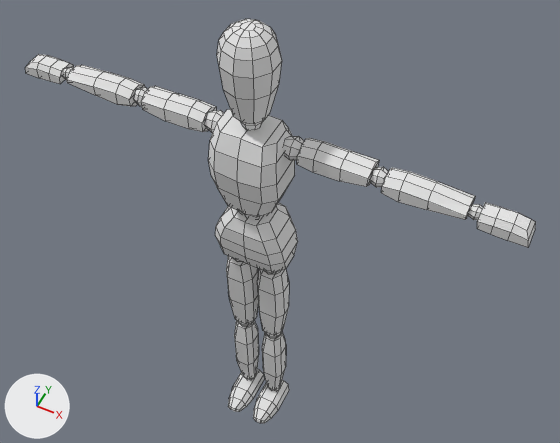
The Blender file Blender files/Character.blend, before and after one commit.
The view is the same before and after, from a camera (50 mm lens) standing at (0.778, -1.386, 2.79) and looking at (0.038, 0.095, 0.94). The axes (+X, +Y, +Z) are drawn at lower left. The lights are the same throughout. Mesh edges are drawn as thin lines.

Script lines for the objects in view, before the commit:
```python
me_cube = bpy.data.meshes.new('Cube')
me_cube.from_pydata(...)  # 476 vertices, 420 faces; spans x 0.0..0.78, y -0.13..0.08, z 0.0..1.72
me_cube.materials.append(mat_material)  # white #e7e7e7
ob_cube = bpy.data.objects.new('Cube', me_cube)
ob_cube.location = (0.0, 0.0, 0.0)
_m = ob_cube.modifiers.new('Mirror', 'MIRROR')
_m.use_clip = True
```
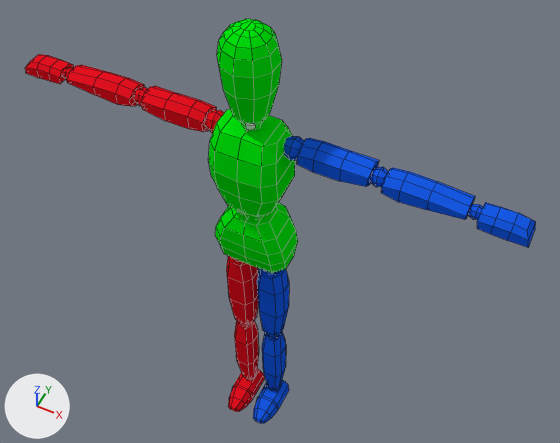
Changed parts and their boxes [x1, y1, x2, y2] in the pictures (560 x 443 px):
'Cube', reshaped, modifiers changed: [25, 19, 536, 423] in both
part 1 of me_cube, added (red): after [141, 86, 216, 132]
part 2 of me_cube, added (red): after [66, 65, 145, 106]
part 3 of me_cube, added (red): after [25, 54, 74, 84]
part 4 of me_cube, added (red): after [226, 256, 258, 324]
part 5 of me_cube, added (red): after [234, 320, 259, 379]
part 6 of me_cube, added: after [133, 87, 148, 106]
part 7 of me_cube, added: after [63, 67, 73, 79]
part 8 of me_cube, added: after [205, 110, 224, 133]
part 9 of me_cube, added: after [237, 320, 253, 326]
part 10 of me_cube, added (red): after [228, 369, 265, 412]
part 11 of me_cube, added (green): after [208, 19, 255, 264]
part 12 of me_cube, added (blue): after [258, 380, 289, 410]
part 13 of me_cube, recoloured (white to blue): [253, 136, 536, 423] in both
part 14 of me_cube, recoloured (white to green): [233, 20, 298, 273] in both

What the commit changed:
Material 'blue' (mat_blue) is new.
Its base color is (0.00888, 0.102, 0.8) (blue #185ae7).
Material 'green' (mat_green) is new.
Its base color is (0.0, 0.8, 0.00423) (green #00e70e).
Material 'red' (mat_red) is new.
Its base color is (0.8, 0.00602, 0.0149) (red #e71221).
me_cube is used by ob_cube; location (0.0, 0.0, 0.0).
me_cube had 476 vertices, 420 faces and spanned x 0.0..0.78, y -0.13..0.08, z 0.0..1.72.
me_cube now has 918 vertices, 856 faces and spans x -0.78..0.78, y -0.13..0.08, z 0.0..1.72.
me_cube part 1: the loose piece of 32 vertices spanning x 0.15..0.35, y -0.02..0.06, z 1.31..1.39 is copied, and the copy is mirrored in x about the mesh origin, in mat_red (red #e71221); it spans x -0.35..-0.15, y -0.02..0.06, z 1.31..1.39.
me_cube part 2: the loose piece of 32 vertices spanning x 0.39..0.61, y -0.02..0.06, z 1.31..1.39 is copied, and the copy is mirrored in x about the mesh origin, in mat_red (red #e71221); it spans x -0.61..-0.39, y -0.02..0.06, z 1.31..1.39.
me_cube part 3: the loose piece of 24 vertices spanning x 0.64..0.78, y -0.01..0.05, z 1.32..1.37 is copied, and the copy is mirrored in x about the mesh origin, in mat_red (red #e71221); it spans x -0.78..-0.64, y -0.01..0.05, z 1.32..1.37.
me_cube part 4: the loose piece of 32 vertices spanning x 0.01..0.11, y -0.04..0.05, z 0.48..0.82 is copied, and the copy is mirrored in x about the mesh origin, in mat_red (red #e71221); it spans x -0.11..-0.01, y -0.04..0.05, z 0.48..0.82.
me_cube part 5: the loose piece of 32 vertices spanning x 0.02..0.1, y -0.04..0.05, z 0.07..0.44 is copied, and the copy is mirrored in x about the mesh origin, in mat_red (red #e71221); it spans x -0.1..-0.02, y -0.04..0.05, z 0.07..0.44.
me_cube part 6: the loose piece of 26 vertices spanning x 0.34..0.39, y -0.01..0.05, z 1.33..1.38 is copied, and the copy is mirrored in x about the mesh origin, in mat_red (red #e71221); it spans x -0.39..-0.34, y -0.01..0.05, z 1.33..1.38.
me_cube part 7: the loose piece of 26 vertices spanning x 0.6..0.66, y 0.0..0.04, z 1.33..1.37 is copied, and the copy is mirrored in x about the mesh origin, in mat_red (red #e71221); it spans x -0.66..-0.6, y 0.0..0.04, z 1.33..1.37.
me_cube part 8: the loose piece of 26 vertices spanning x 0.08..0.16, y -0.02..0.05, z 1.32..1.39 is copied, and the copy is mirrored in x about the mesh origin; it spans x -0.16..-0.08, y -0.02..0.05, z 1.32..1.39.
me_cube part 9: the loose piece of 26 vertices spanning x 0.02..0.09, y -0.03..0.04, z 0.43..0.5 is copied, and the copy is mirrored in x about the mesh origin, in mat_red (red #e71221); it spans x -0.09..-0.02, y -0.03..0.04, z 0.43..0.5.
me_cube part 10: a new loose piece of 40 vertices spanning x -0.1..-0.01, y -0.13..0.05, z 0.0..0.05, in mat_red (red #e71221).
me_cube part 11: 86 vertices added at x -0.12..-0.01, y -0.09..0.08, z 0.87..1.72.
me_cube part 12: 8 vertices added at x 0.01..0.1, y -0.05, z 0.0..0.05.
me_cube part 13: 308 faces spanning x 0.01..0.78, y -0.13..0.06, z 0.0..1.39 switch from mat_material (white #e7e7e7) to mat_blue (blue #185ae7).
me_cube part 14: 94 faces spanning x 0.0..0.12, y -0.09..0.08, z 0.87..1.72 switch from mat_material (white #e7e7e7) to mat_green (green #00e70e).
me_cube now uses material mat_red (red #e71221).
Object 'Cube' (ob_cube) loses its MIRROR modifier named 'Mirror'.
Modifier setting removed (it was use_clip = True).
